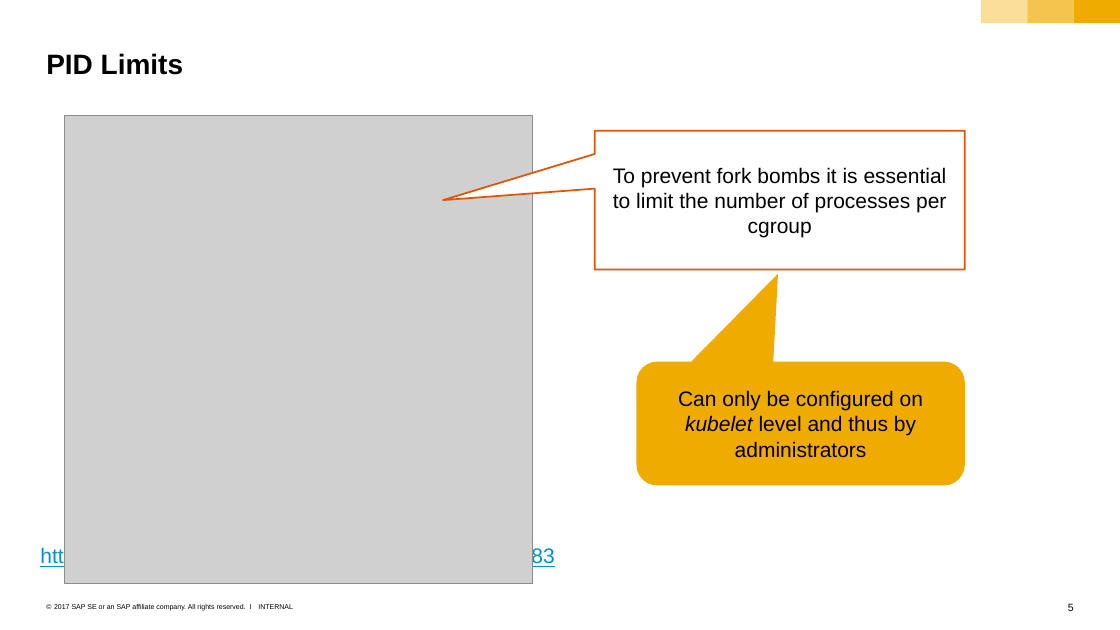
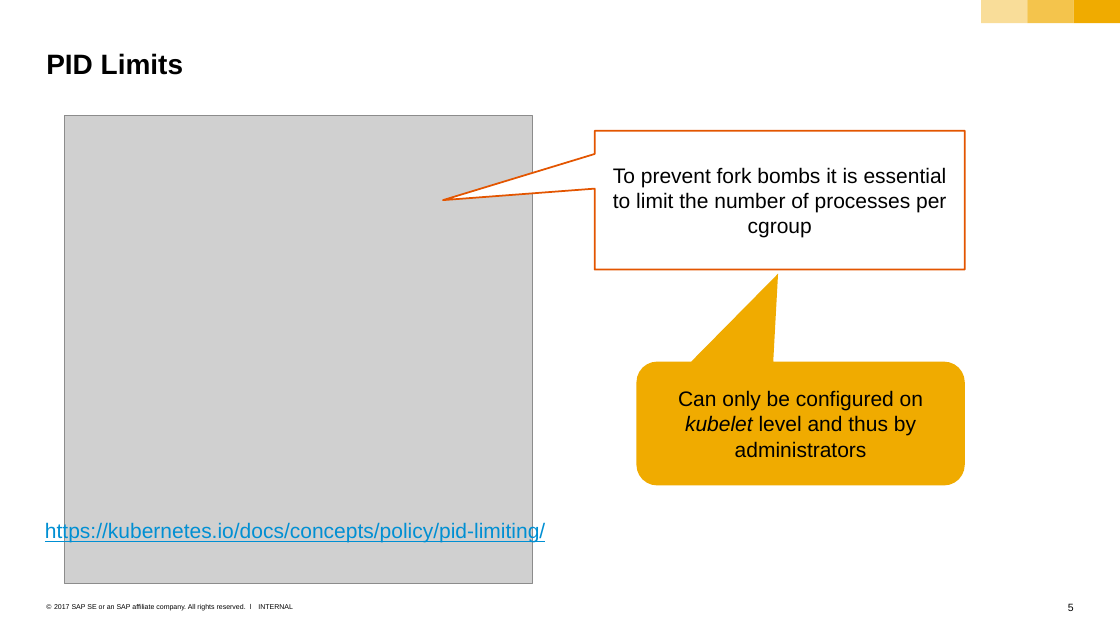
Before and after one commit to sriramrokkam/k8s-training, a slide deck: slide 5 of kubernetes/11_2_security.pptx. Drawn at 1120x630 pixels with LibreOffice and Linux fonts; fonts in the diff are those of the drawing; grey boxes stand for pictures. Boxes give left, top, right and bottom in pixels: in the first picture for what was removed or moved away, otherwise in the second. Text is boxed around its words. In the diff, an @@ line names an element or a change of style, - is before the commit and + after.

```diff
--- a/kubernetes/11_2_security.pptx
+++ b/kubernetes/11_2_security.pptx
@@ text at (45,522,545,543): text changed @@
-https://github.com/kubernetes/kubernetes/issues/43783
+https://kubernetes.io/docs/concepts/policy/pid-limiting/
```
Also in this commit, not shown: 1 slide added, 1 slide removed, 23 other files.
